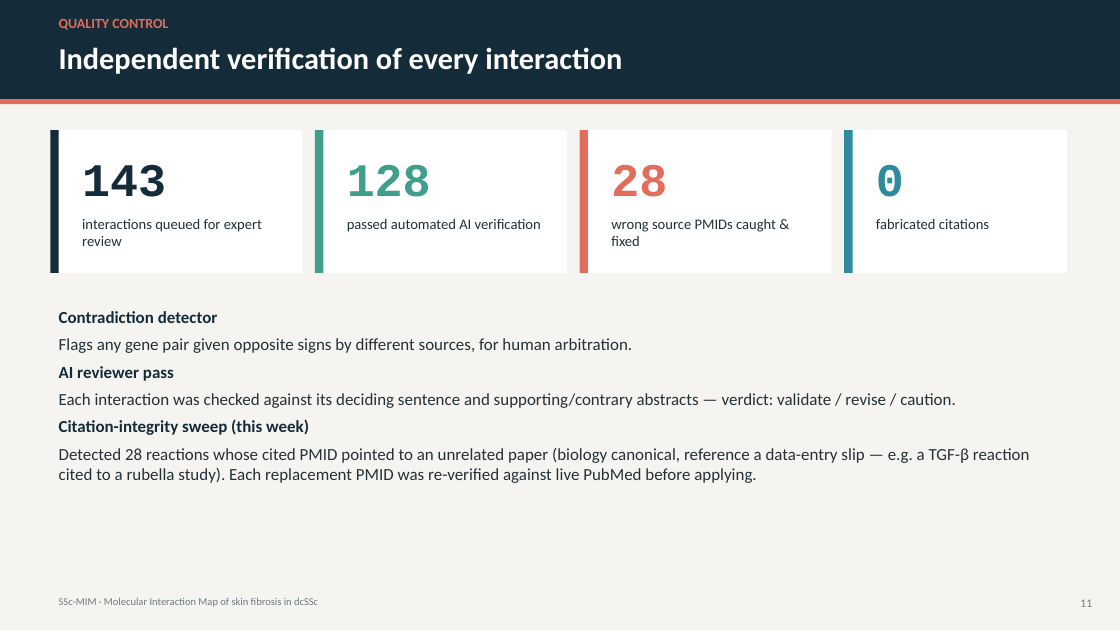
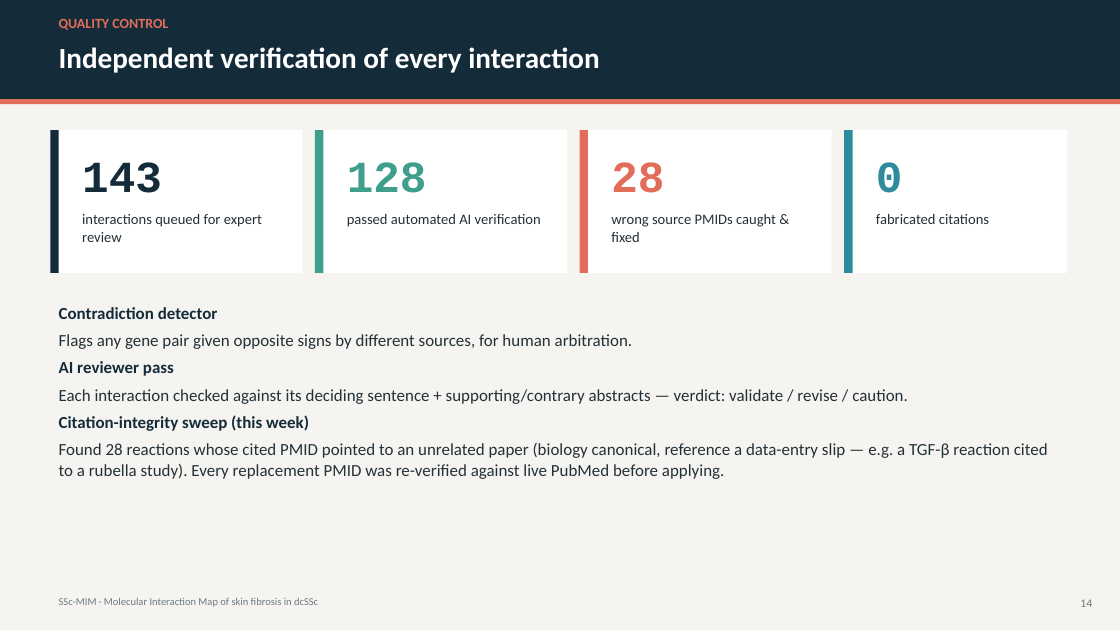
Before and after one commit to Nurtal/IDT_SSc_map, a slide deck: slide 14 of docs/SSc_MIM_presentation.pptx (slide 11 before the commit). Drawn at 1120x630 pixels with LibreOffice and Linux fonts; fonts in the diff are those of the drawing. Boxes give left, top, right and bottom in pixels: in the first picture for what was removed or moved away, otherwise in the second. Text is boxed around its words. In the diff, an @@ line names an element or a change of style, - is before the commit and + after.

```diff
--- a/docs/SSc_MIM_presentation.pptx
+++ b/docs/SSc_MIM_presentation.pptx
@@ text at (x1=59, y1=47, x2=599, y2=73): size 26 to 25 pt in "Independent verification of every interaction" @@
@@ text at (x1=82, y1=162, x2=162, y2=193): size 40 to 38 pt in "143" @@
@@ text at (x1=347, y1=162, x2=427, y2=193): size 40 to 38 pt in "128" @@
@@ text at (x1=611, y1=162, x2=664, y2=193): size 40 to 38 pt in "28" @@
@@ text at (x1=876, y1=162, x2=903, y2=193): size 40 to 38 pt in "0" @@
@@ text at (x1=59, y1=389, x2=908, y2=404): text changed @@
-Each interaction was checked against its deciding sentence and supporting/contrary abstracts — verdict: validate / revise / caution.
+Each interaction checked against its deciding sentence + supporting/contrary abstracts — verdict: validate / revise / caution.
@@ text at (x1=59, y1=443, x2=1048, y2=479): text changed @@
-Detected 28 reactions whose cited PMID pointed to an unrelated paper (biology canonical, reference a data-entry slip — e.g. a TGF-β reaction cited to a rubella study). Each replacement PMID was re-verified against live PubMed before applying.
+Found 28 reactions whose cited PMID pointed to an unrelated paper (biology canonical, reference a data-entry slip — e.g. a TGF-β reaction cited to a rubella study). Every replacement PMID was re-verified against live PubMed before applying.
@@ text at (x1=1080, y1=599, x2=1092, y2=607): text changed @@
-11
+14
```
Also in this commit, not shown: 11 other slides changed, 4 slides added, 1 slide removed, 3 other files.
